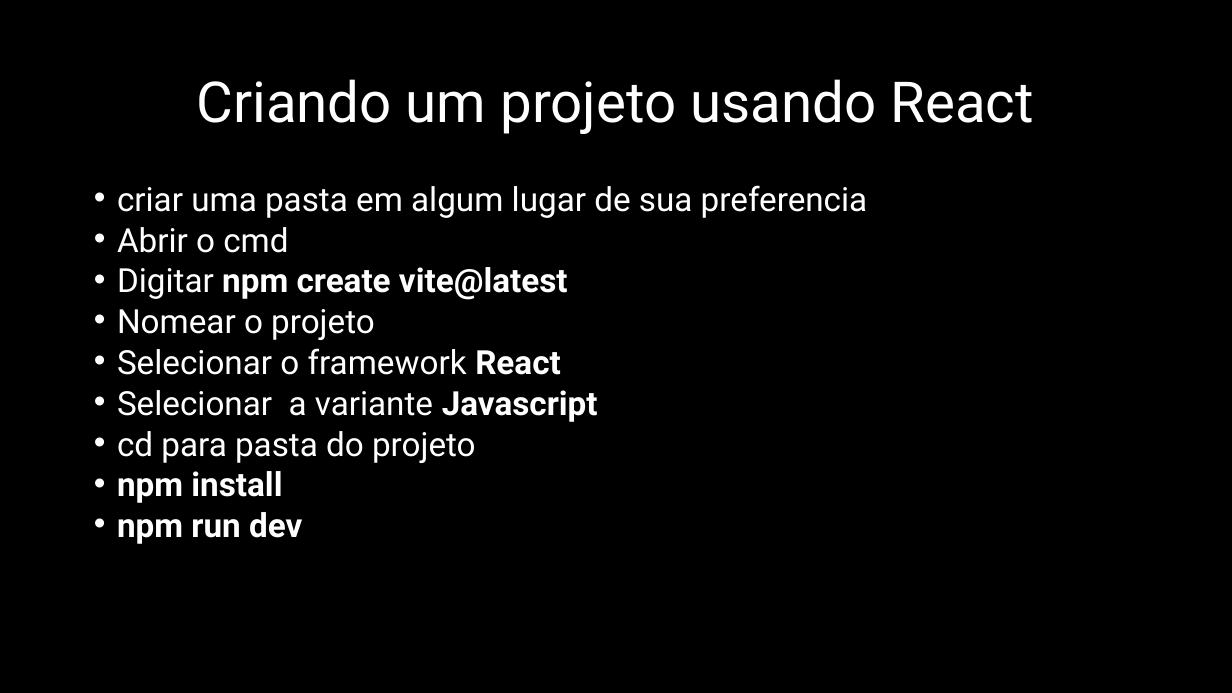
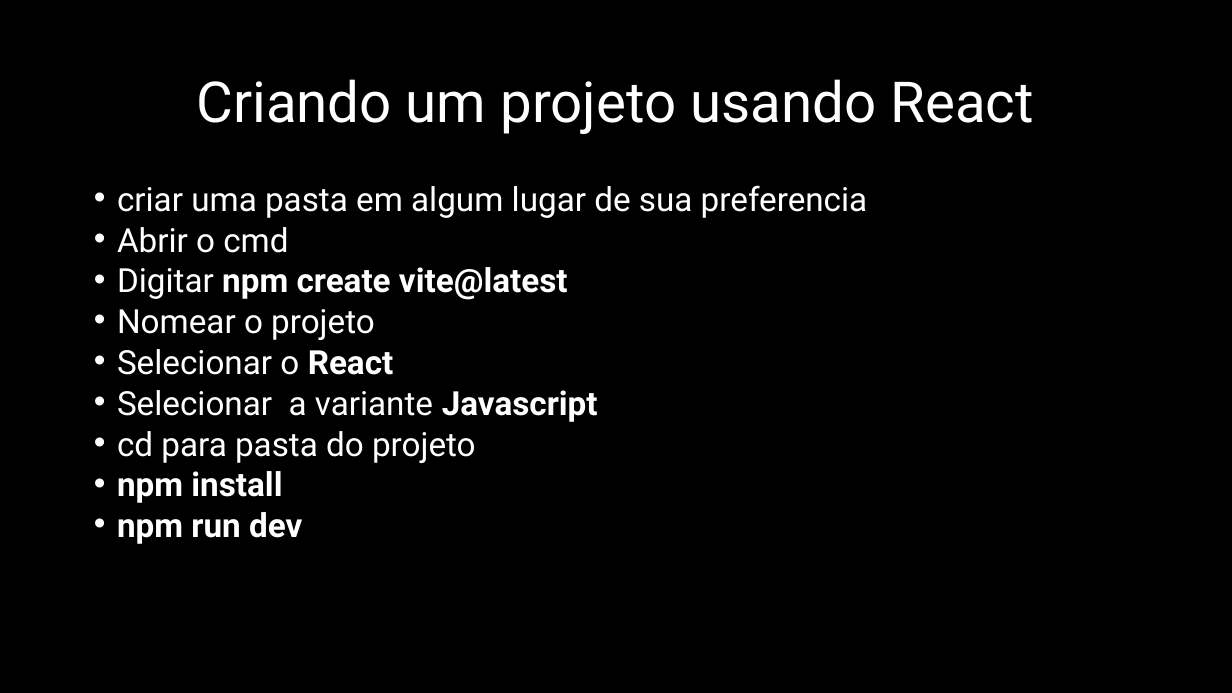
Before and after one commit to mclarar/SerratecClasses-DesenvolvimentoWeb-2024..2, a slide deck: slide 5 of ppt-aulas.pptx. Drawn at 1232x693 pixels with LibreOffice and Linux fonts; fonts in the diff are those of the drawing. Boxes give left, top, right and bottom in pixels: in the first picture for what was removed or moved away, otherwise in the second. Text is boxed around its words. In the diff, an @@ line names an element or a change of style, - is before the commit and + after.

```diff
--- a/ppt-aulas.pptx
+++ b/ppt-aulas.pptx
@@ text at [117, 349, 394, 375]: text changed @@
-• Selecionar o framework React
+• Selecionar o React
```
Also in this commit, not shown: 1 other slide changed, 1 slide added.
